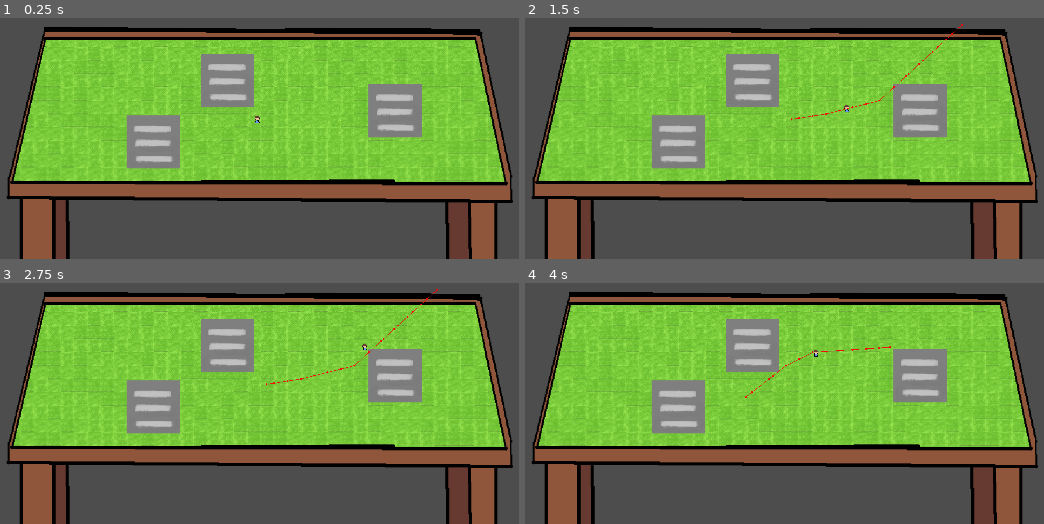
Above: before the commit, frames 1-4 (two rows, left to right).
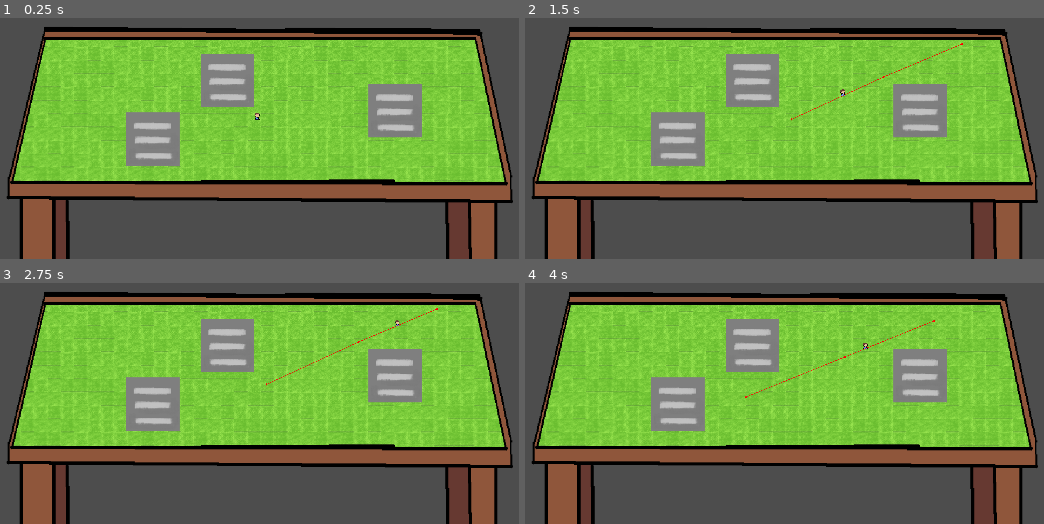
Above: after the commit, the same moments.

Repository: Eric-Chrisman/MiniGim
Game: Godot game, scene res://farm/Menagerie/menagerie.tscn
Two runs of this game, one before a commit and one after it. Both use one fixed random seed, a clock stepped at 60 frames per second and the inputs below. This scene is started directly instead of the project's main scene.
Inputs (mouse positions are in pixels of both pictures, inside the frame that each line leads up to):
- Up to frame 1 (0.25 s): no input
- Up to frame 2 (1.5 s): tap Enter at 0.5 s; move the mouse to (960, 25) at 0.52 s; hold D (right) 0.53-1.28 s; click (960, 25) at 0.67 s; move the mouse to (623, 68) at 1.27 s; hold S (down) from 1.28 s (still down)
- Up to frame 3 (2.75 s): tap Space at 2 s; move the mouse to (outside the picture) at 2.02 s; release S (down) at 2.03 s; hold D (right) from 2.03 s (still down)
- Up to frame 4 (4 s): tap Enter at 2.75 s; move the mouse to (748, 396) at 2.77 s; release D (right) at 2.78 s; hold W (up) 2.78-3.53 s; click (748, 396) at 2.92 s; tap Space at 3.5 s; move the mouse to (1028, 374) at 3.52 s; hold A (left) from 3.53 s (still down)

The runs differ from the first frame. In frame 1, 0.8% of the frame differs, in the area x 24-51%, y 39-63%; in frame 2, 1.1%, in the area x 24-85%, y 2-63%; in frame 3, 1.1%; in frame 4, 1.1%.

Commit message:
fixed nav mesh

Diff:
--- a/farm/Menagerie/menagerie.tscn
+++ b/farm/Menagerie/menagerie.tscn
@@ -1,10 +1,16 @@
-[gd_scene load_steps=6 format=4 uid="uid://b1qx680615lvb"]
+[gd_scene load_steps=8 format=4 uid="uid://b1qx680615lvb"]
 
 [ext_resource type="Script" uid="uid://crwqnpae438ga" path="res://farm/Menagerie/menagerie.gd" id="1_1ldo4"]
 [ext_resource type="TileSet" uid="uid://be02yu4mkau8e" path="res://farm/tileset/grass.tres" id="2_yffpb"]
 [ext_resource type="PackedScene" uid="uid://sixb267ocg28" path="res://human/human_body/human_body.tscn" id="3_d8x6u"]
 [ext_resource type="PackedScene" uid="uid://v41e5ulj166w" path="res://farm/tileset/static_body_2d.tscn" id="3_q4pog"]
+[ext_resource type="Script" uid="uid://cxlfrrt11vios" path="res://farm/map/map.gd" id="3_xngrm"]
 [ext_resource type="Texture2D" uid="uid://b08sjbhbh4ukg" path="res://Resources/sprite_sheets/Sprite-0003.png" id="4_7pj2g"]
+
+[sub_resource type="NavigationPolygon" id="NavigationPolygon_xngrm"]
+vertices = PackedVector2Array(788.938, 811.633, 1538.58, 842.938, 374.563, 838.047, 610.461, 811.633, 1369.94, 743.633, 1191.46, 743.633, 967.938, 670.633, 1194.23, 583.211, 789.461, 670.633, 788.938, 652.438, 792.227, 510.211, 1464.94, 504, 1369.94, 584.438, 451.953, 504, 613.227, 651.211, 967.938, 511.438)
+polygons = Array[PackedInt32Array]([PackedInt32Array(0, 1, 2, 3), PackedInt32Array(4, 1, 0, 5), PackedInt32Array(5, 0, 6, 7), PackedInt32Array(8, 6, 0), PackedInt32Array(8, 0, 9), PackedInt32Array(10, 8, 9), PackedInt32Array(11, 1, 4, 12), PackedInt32Array(3, 2, 13, 14), PackedInt32Array(7, 6, 15), PackedInt32Array(10, 9, 14, 13), PackedInt32Array(10, 13, 11, 15), PackedInt32Array(7, 15, 11, 12)])
+outlines = Array[PackedVector2Array]([PackedVector2Array(444, 494, 1473, 494, 1551, 853, 362, 848)])
 
 [node name="Menagerie" type="Node2D"]
 script = ExtResource("1_1ldo4")
@@ -18,6 +24,7 @@
 [node name="Samplemap" type="TileMapLayer" parent="StaticBody2D/Polygon2D"]
 tile_map_data = PackedByteArray("AAAzABoAAAABAAAAAAAzABkAAAABAAAAAAAzABgAAAABAAAAAAAzABcAAAAAAAAAAAAzABYAAAACAAAAAAAzAB …(11888 unchanged characters)…
 tile_set = ExtResource("2_yffpb")
+script = ExtResource("3_xngrm")
 
 [node name="ColorRect" type="ColorRect" parent="StaticBody2D/Polygon2D"]
 visible = false
@@ -33,15 +40,6 @@
 grow_vertical = 2
 scale = Vector2(1.28568, 1)
 color = Color(1, 1, 1, 0)
-
-[node name="StaticBody2D" parent="StaticBody2D/Polygon2D" instance=ExtResource("3_q4pog")]
-position = Vector2(702, 739)
-
-[node name="StaticBody2D2" parent="StaticBody2D/Polygon2D" instance=ExtResource("3_q4pog")]
-position = Vector2(1282, 664)
-
-[node name="StaticBody2D3" parent="StaticBody2D/Polygon2D" instance=ExtResource("3_q4pog")]
-position = Vector2(880, 591)
 
 [node name="CollisionPolygon2D" type="CollisionPolygon2D" parent="StaticBody2D"]
 build_mode = 1
@@ -70,3 +68,15 @@
 position = Vector2(956, 774)
 scale = Vector2(1.5288, 1.5288)
 texture = ExtResource("4_7pj2g")
+
+[node name="NavigationRegion2D" type="NavigationRegion2D" parent="."]
+navigation_polygon = SubResource("NavigationPolygon_xngrm")
+
+[node name="StaticBody2D2" parent="NavigationRegion2D" instance=ExtResource("3_q4pog")]
+position = Vector2(1282, 664)
+
+[node name="StaticBody2D3" parent="NavigationRegion2D" instance=ExtResource("3_q4pog")]
+position = Vector2(880, 591)
+
+[node name="StaticBody2D4" parent="NavigationRegion2D" instance=ExtResource("3_q4pog")]
+position = Vector2(701, 732)
--- /dev/null
+++ b/farm/map/map.gd
@@ -0,0 +1,10 @@
+extends TileMapLayer
+class_name map
+
+func _ready():
+	await get_tree().process_frame
+
+	var nav_map = get_navigation_map()  # from tilemap
+	for child in get_children():
+		if child is entity:
+			child.set_navigation_map(nav_map)
--- a/farm/map/samplemap.tscn
+++ b/farm/map/samplemap.tscn
@@ -1,7 +1,9 @@
-[gd_scene load_steps=2 format=4 uid="uid://dv8umbq6rr6q2"]
+[gd_scene load_steps=3 format=4 uid="uid://dv8umbq6rr6q2"]
 
 [ext_resource type="TileSet" uid="uid://be02yu4mkau8e" path="res://farm/tileset/grass.tres" id="1_tbdyu"]
+[ext_resource type="Script" uid="uid://cxlfrrt11vios" path="res://farm/map/map.gd" id="2_2g41t"]
 
 [node name="Samplemap" type="TileMapLayer"]
 tile_map_data = PackedByteArray("AAABAAIAAAAAAAAAAAACAAIAAAAAAAAAAAADAAIAAAAAAAAAAAAEAAIAAAABAAAAAAAFAAIAAAABAAAAAAAGAA …(30640 unchanged characters)…
 tile_set = ExtResource("1_tbdyu")
+script = ExtResource("2_2g41t")
--- /dev/null
+++ b/farm/tileset/entity.gd
@@ -0,0 +1,8 @@
+extends StaticBody2D
+class_name entity
+
+var navigation_map
+
+func set_navigation_map(new_navigation_map):
+	navigation_map = new_navigation_map
+	$NavigationObstacle2D.set_navigation_map(navigation_map)
--- a/farm/tileset/grass.tres
+++ b/farm/tileset/grass.tres
@@ -2,11 +2,7 @@
 
 [ext_resource type="Texture2D" uid="uid://b31dcky11xp7c" path="res://Resources/sprite_sheets/Sprite-0001-Sheet.png" id="1_y520b"]
 
-[sub_resource type="NavigationPolygon" id="NavigationPolygon_jrr10"]
-vertices = PackedVector2Array(16, 16, -16, 16, -16, -16, 16, -16)
-polygons = Array[PackedInt32Array]([PackedInt32Array(0, 1, 2, 3)])
-outlines = Array[PackedVector2Array]([PackedVector2Array(-16, -16, 16, -16, 16, 16, -16, 16)])
-agent_radius = 0.0
+[sub_resource type="NavigationPolygon" id="NavigationPolygon_y520b"]
 
 [sub_resource type="TileSetAtlasSource" id="TileSetAtlasSource_apn5s"]
 texture = ExtResource("1_y520b")
@@ -14,15 +10,15 @@
 0:0/0 = 0
 0:0/0/terrain_set = 0
 0:0/0/terrain = 0
-0:0/0/navigation_layer_0/polygon = SubResource("NavigationPolygon_jrr10")
+0:0/0/navigation_layer_0/polygon = SubResource("NavigationPolygon_y520b")
 1:0/0 = 0
 1:0/0/terrain_set = 0
 1:0/0/terrain = 0
-1:0/0/navigation_layer_0/polygon = SubResource("NavigationPolygon_jrr10")
+1:0/0/navigation_layer_0/polygon = SubResource("NavigationPolygon_y520b")
 2:0/0 = 0
 2:0/0/terrain_set = 0
 2:0/0/terrain = 0
-2:0/0/navigation_layer_0/polygon = SubResource("NavigationPolygon_jrr10")
+2:0/0/navigation_layer_0/polygon = SubResource("NavigationPolygon_y520b")
 
 [resource]
 tile_size = Vector2i(32, 32)
--- a/farm/tileset/static_body_2d.tscn
+++ b/farm/tileset/static_body_2d.tscn
@@ -1,21 +1,24 @@
-[gd_scene load_steps=3 format=3 uid="uid://v41e5ulj166w"]
+[gd_scene load_steps=4 format=3 uid="uid://v41e5ulj166w"]
 
 [ext_resource type="Texture2D" uid="uid://usjglsc6inkg" path="res://Resources/debugTextures/debugIcon.png" id="1_gm8rh"]
+[ext_resource type="Script" uid="uid://7mdy4nb2gohw" path="res://farm/tileset/entity.gd" id="1_ipavc"]
 
-[sub_resource type="RectangleShape2D" id="RectangleShape2D_ipavc"]
-size = Vector2(131, 124)
+[sub_resource type="CapsuleShape2D" id="CapsuleShape2D_ipavc"]
+radius = 65.0
+height = 130.0
 
 [node name="StaticBody2D" type="StaticBody2D"]
+script = ExtResource("1_ipavc")
 
 [node name="Sprite2D" type="Sprite2D" parent="."]
 texture = ExtResource("1_gm8rh")
 
 [node name="CollisionShape2D" type="CollisionShape2D" parent="."]
-position = Vector2(-2.5, -2)
-shape = SubResource("RectangleShape2D_ipavc")
+position = Vector2(0, -0.5)
+shape = SubResource("CapsuleShape2D_ipavc")
+disabled = true
 
 [node name="NavigationObstacle2D" type="NavigationObstacle2D" parent="."]
-radius = 128.57
-vertices = PackedVector2Array(-71, -72, -74, 65, 69, 68, 66, -70)
+scale = Vector2(1.21778, 1.08797)
+vertices = PackedVector2Array(-64, -65, 64, -64, 64, 64, -66, 64)
 affect_navigation_mesh = true
-carve_navigation_mesh = true
--- a/human/human_body/human_body.tscn
+++ b/human/human_body/human_body.tscn
@@ -6,20 +6,23 @@
 [sub_resource type="CircleShape2D" id="CircleShape2D_yv2p5"]
 
 [node name="HumanBody" type="CharacterBody2D"]
+y_sort_enabled = true
 scale = Vector2(0.453102, 0.453102)
 motion_mode = 1
+safe_margin = 4.0
 script = ExtResource("1_yv2p5")
 
 [node name="CollisionShape2D" type="CollisionShape2D" parent="."]
-position = Vector2(0, 11)
-scale = Vector2(1.32953, 1)
+scale = Vector2(1.32953, 0.558597)
 shape = SubResource("CircleShape2D_yv2p5")
 
 [node name="Sprite2D" type="Sprite2D" parent="."]
 texture_filter = 1
+position = Vector2(0, -17.6561)
 scale = Vector2(2.6215, 2.6215)
 texture = ExtResource("1_re60b")
 
 [node name="NavigationAgent2D" type="NavigationAgent2D" parent="."]
 avoidance_enabled = true
+radius = 30.0
 debug_enabled = true
Not shown, added: farm/map/map.gd.uid
Not shown, added: farm/tileset/entity.gd.uid
